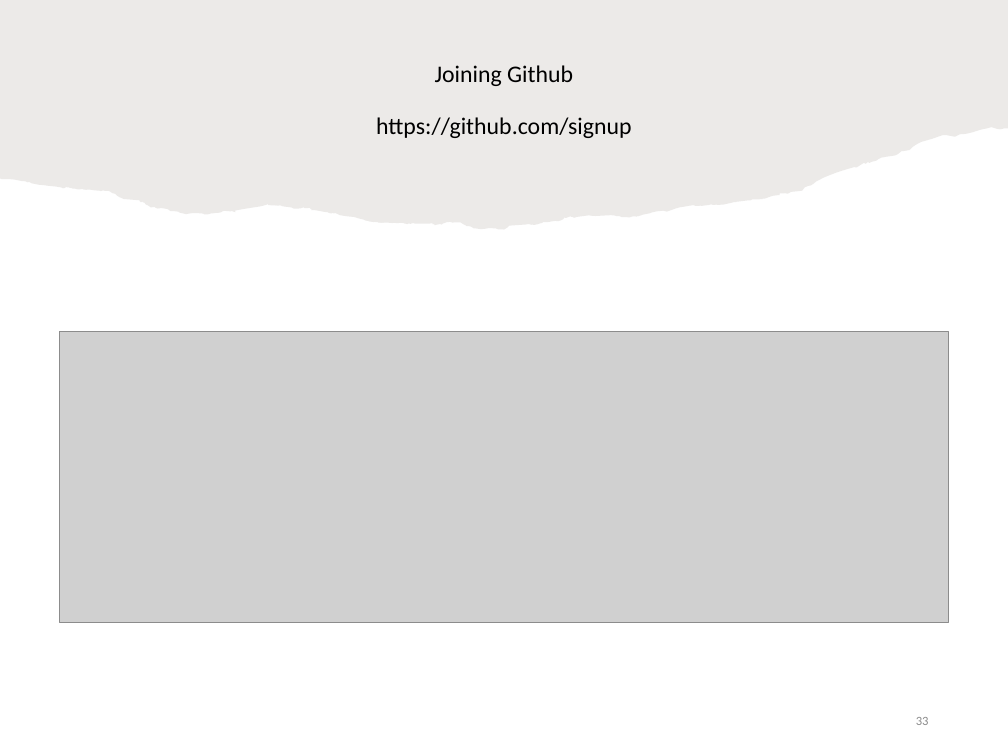
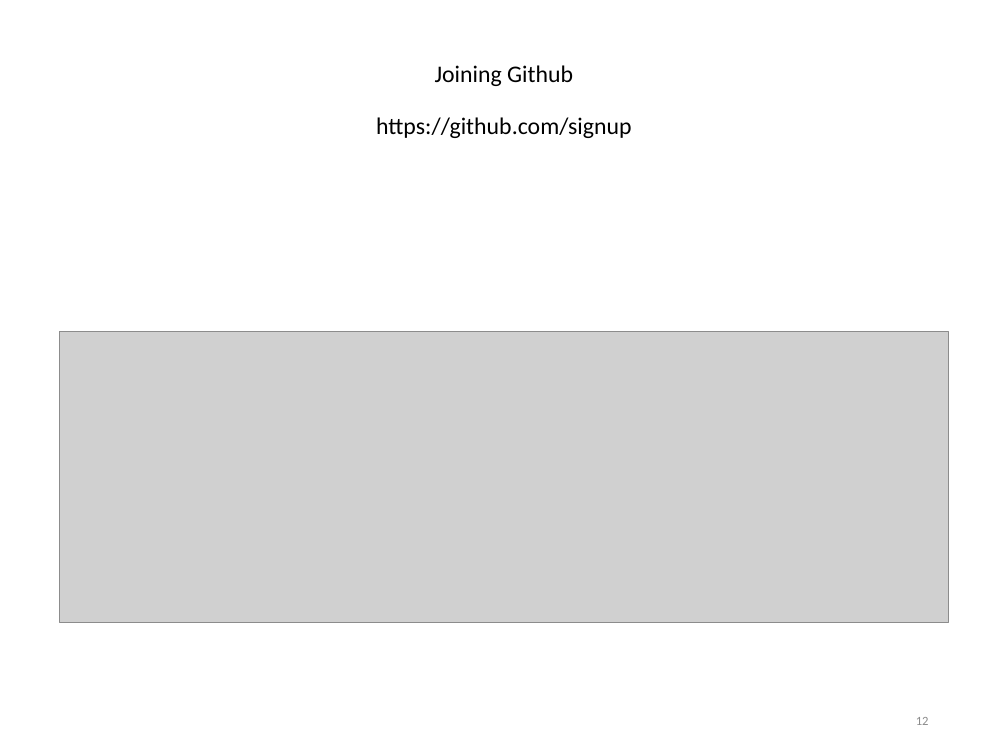
Before and after one commit to Dansolo1235/Git-LIFT-Presentation, a slide deck: slide 12 of Intro to Git and Github.pptx (slide 33 before the commit). Drawn at 1008x756 pixels with LibreOffice and Linux fonts; fonts in the diff are those of the drawing; grey boxes stand for pictures. Boxes give left, top, right and bottom in pixels: in the first picture for what was removed or moved away, otherwise in the second. Text is boxed around its words. In the diff, an @@ line names an element or a change of style, - is before the commit and + after.

```diff
--- a/Intro to Git and Github.pptx
+++ b/Intro to Git and Github.pptx
@@ freeform shape removed at bbox=[0, 0, 1008, 230] @@
@@ page number at bbox=[916, 717, 929, 725]: text changed @@
-33
+12
```
Also in this commit, not shown: 1 other slide changed.
